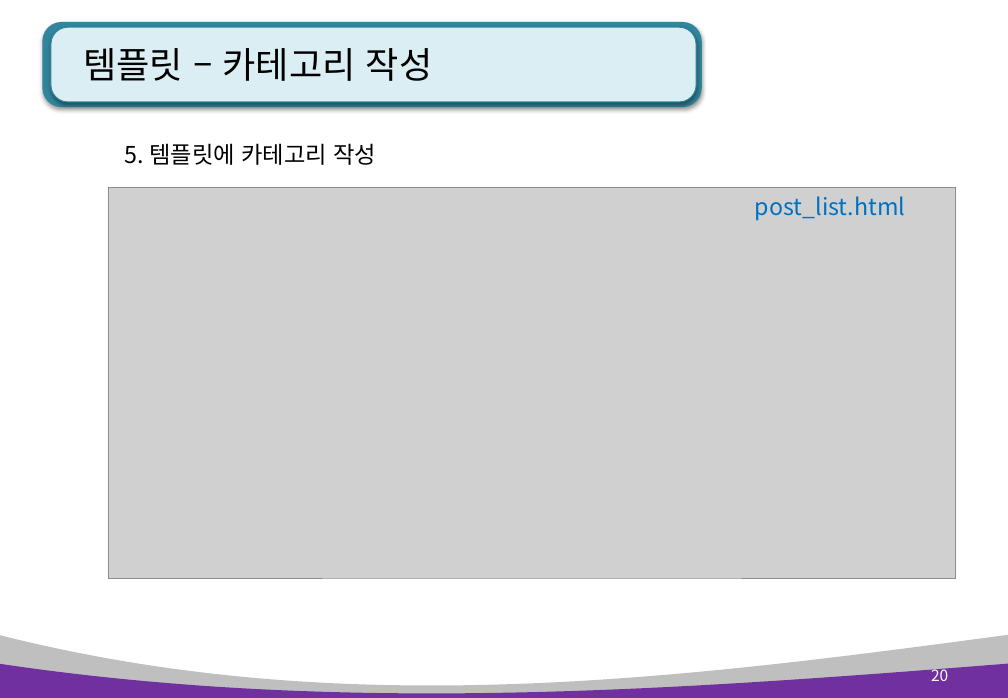
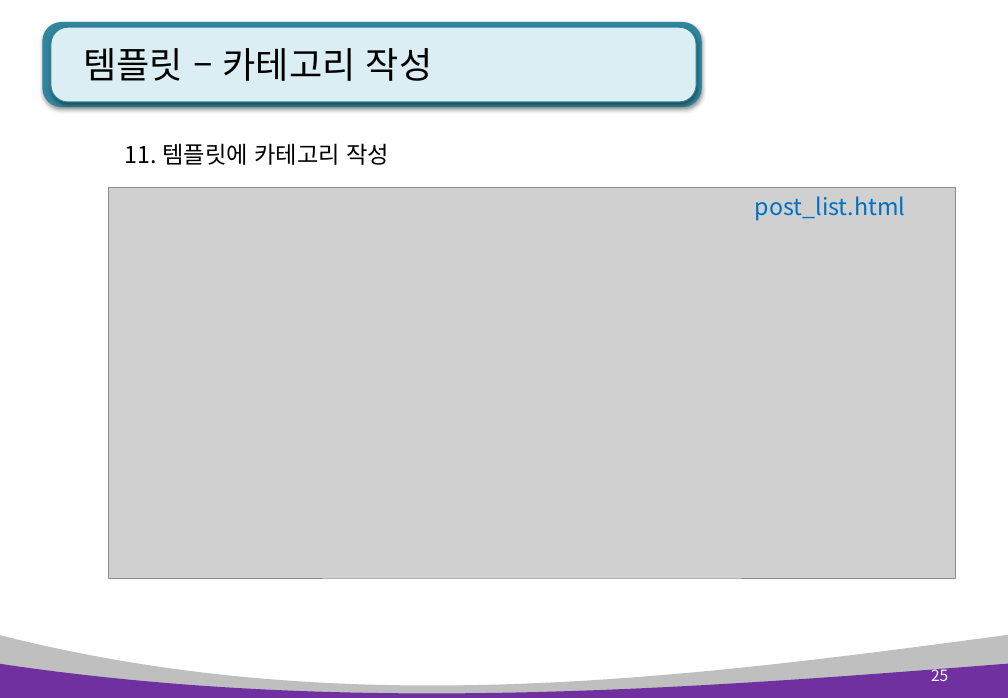
Before and after one commit to kiyongee2/green_project_web, a slide deck: slide 25 of django_ppt/blog_ppt/3장. blog 글수정, 삭제 및 카테고리.pptx (slide 20 before the commit). Drawn at 1008x698 pixels with LibreOffice and Linux fonts; fonts in the diff are those of the drawing; grey boxes stand for pictures. Boxes give left, top, right and bottom in pixels: in the first picture for what was removed or moved away, otherwise in the second. Text is boxed around its words. In the diff, an @@ line names an element or a change of style, - is before the commit and + after.

```diff
--- a/django_ppt/blog_ppt/3장. blog 글수정, 삭제 및 카테고리.pptx
+++ b/django_ppt/blog_ppt/3장. blog 글수정, 삭제 및 카테고리.pptx
@@ text at box(125, 143, 390, 165): text changed @@
-5. 템플릿에 카테고리 작성
+11. 템플릿에 카테고리 작성
@@ page number at box(931, 666, 948, 681): text changed @@
-20
+25
```
Also in this commit, not shown: 15 other slides changed, 2 other files.
